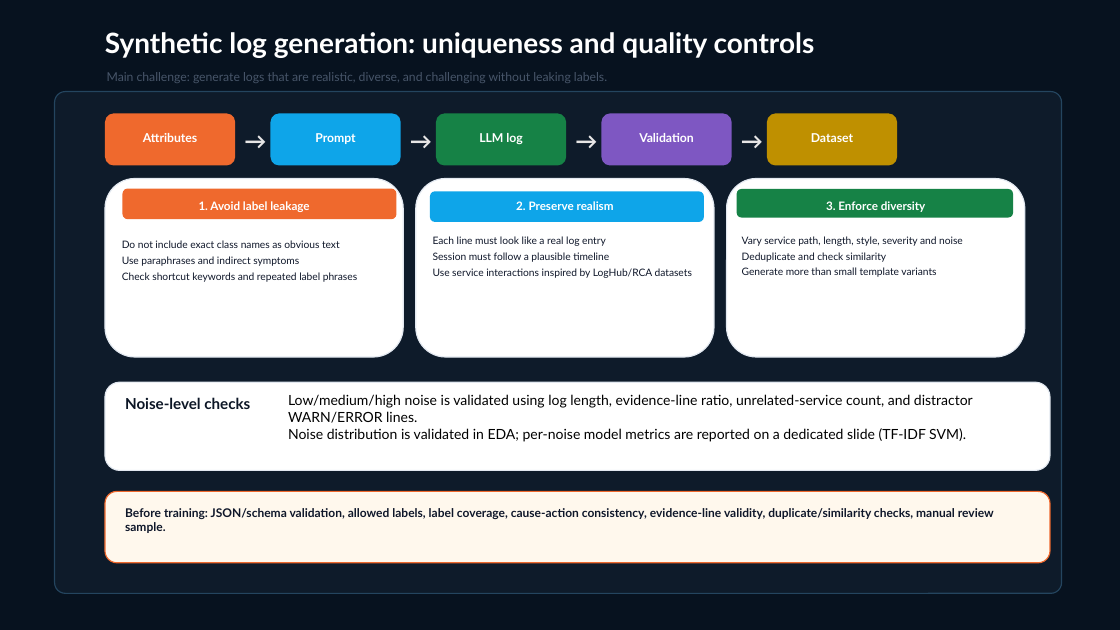
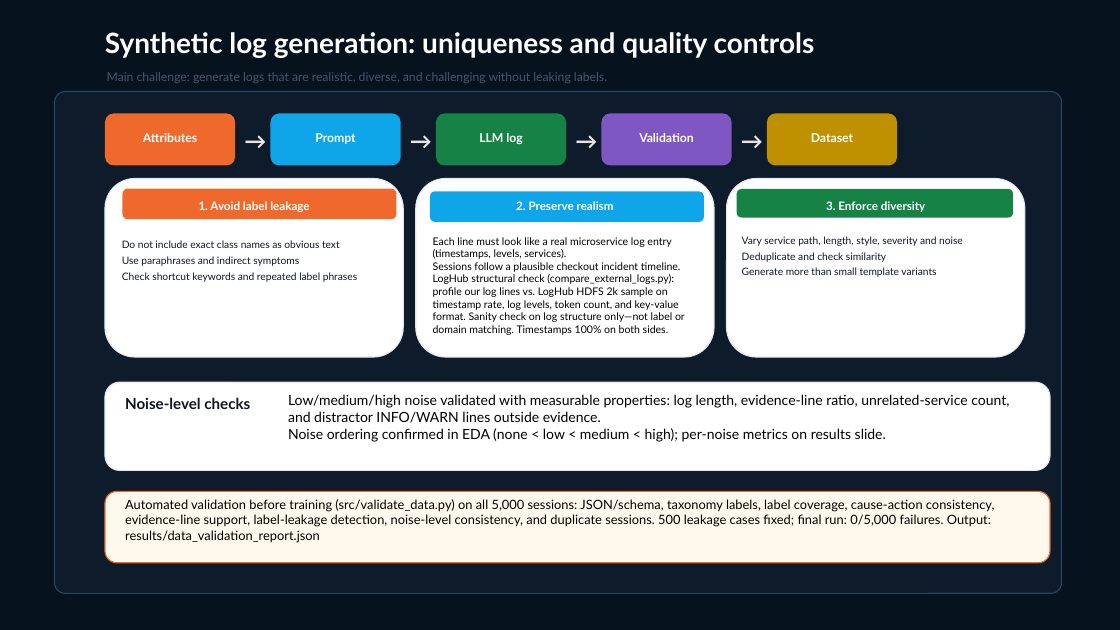
Before and after one commit to OrZuka/logtriage-nlp-project, a slide deck: slide 6 of slides/LogTriage_Final.pptx. Drawn at 1120x630 pixels with LibreOffice and Linux fonts; fonts in the diff are those of the drawing. Boxes give left, top, right and bottom in pixels: in the first picture for what was removed or moved away, otherwise in the second. Text is boxed around its words. In the diff, an @@ line names an element or a change of style, - is before the commit and + after.

Commit message:
updated slides

```diff
--- a/slides/LogTriage_Final.pptx
+++ b/slides/LogTriage_Final.pptx
@@ text at box(433, 237, 685, 335): text changed; size 8.8 to 9 pt; text colour #0F172A to #000000 @@
-Each line must look like a real log entry
-Session must follow a plausible timeline
-Use service interactions inspired by LogHub/RCA datasets
+Each line must look like a real microservice log entry (timestamps, levels, services).
+Sessions follow a plausible checkout incident timeline.
+LogHub structural check (compare_external_logs.py): profile our log lines vs. LogHub HDFS 2k sample on timestamp rate, log levels, token count, and key-value format. Sanity check on log structure only—not label or domain matching. Timestamps 100% on both sides.
@@ text at box(288, 394, 1009, 442): text changed @@
-Low/medium/high noise is validated using log length, evidence-line ratio, unrelated-service count, and distractor WARN/ERROR lines.
-Noise distribution is validated in EDA; per-noise model metrics are reported on a dedicated slide (TF-IDF SVM).
+Low/medium/high noise validated with measurable properties: log length, evidence-line ratio, unrelated-service count, and distractor INFO/WARN lines outside evidence.
+Noise ordering confirmed in EDA (none < low < medium < high); per-noise metrics on results slide.
@@ text at box(125, 499, 994, 542): text changed; size 10.3 to 11 pt; text colour #0F172A to #000000; bold off @@
-Before training: JSON/schema validation, allowed labels, label coverage, cause-action consistency, evidence-line validity, duplicate/similarity checks, manual review sample.
+Automated validation before training (src/validate_data.py) on all 5,000 sessions: JSON/schema, taxonomy labels, label coverage, cause-action consistency, evidence-line support, label-leakage detection, noise-level consistency, and duplicate sessions. 500 leakage cases fixed; final run: 0/5,000 failures. Output: results/data_validation_report.json
```
Also in this commit, not shown: 1 other slide changed, 1 other file.
